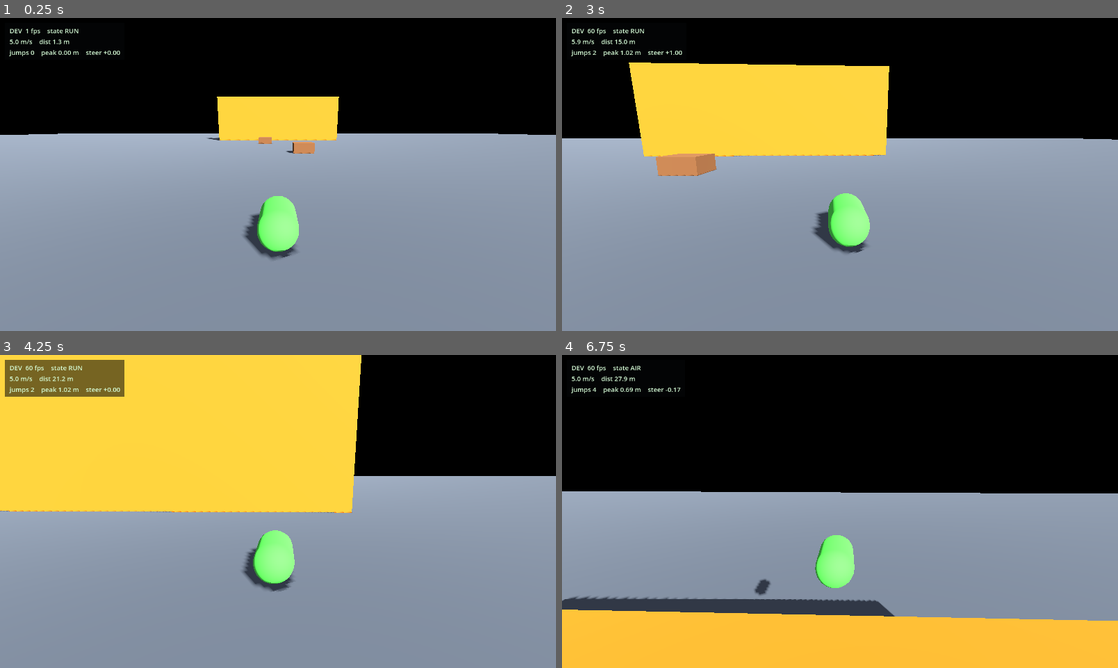
Above: before the commit, frames 1-4 (two rows, left to right).
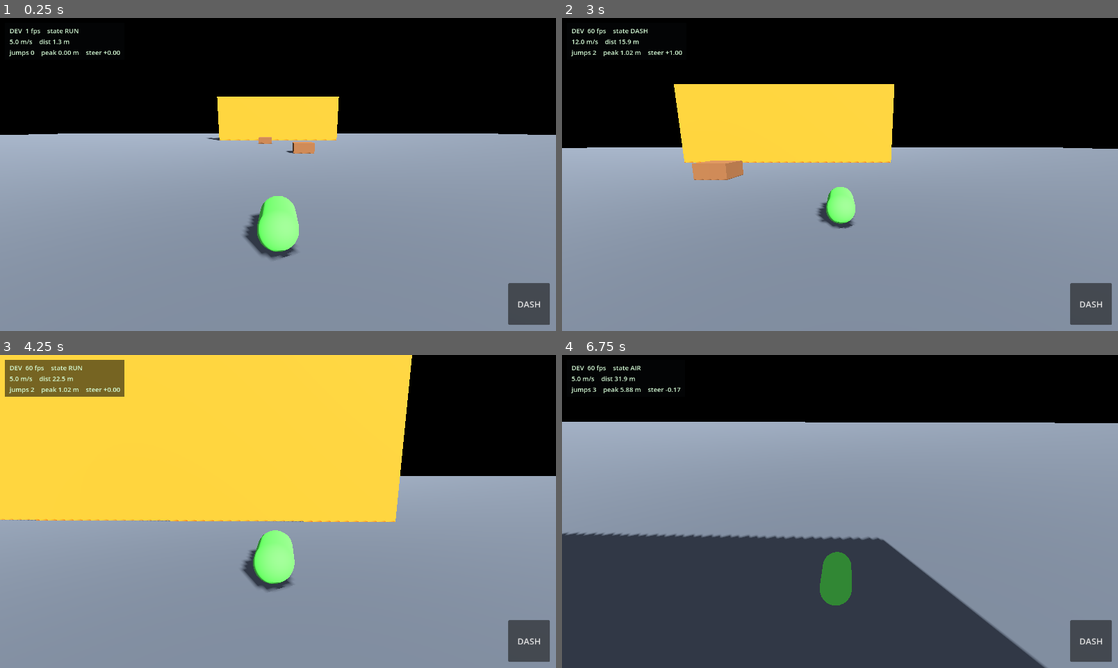
Above: after the commit, the same moments.

Repository: g-shankar/Gecko-run
Game: Godot game, scene res://scenes/main.tscn
The game is run twice, just before and just after one commit, with the same random seed, the same clock (stepped at 60 frames per second) and the same inputs.
Inputs (mouse positions are in pixels of both pictures, inside the frame that each line leads up to):
- Up to frame 1 (0.25 s): no input
- Up to frame 2 (3 s): click (1090, 302) at 0.5 s, where only the run after the commit has a clickable "DASH"; move the mouse to (962, 158) at 1.27 s; hold D (steer_right) 1.28-2 s; tap Shift (dash, bound only after the commit) at 1.35, 2.85 s; click (962, 158) at 1.42 s; tap Space (jump) at 1.52 s; drag from (728, 190) to (812, 237) at 2.02 s; move the mouse to (895, 105) at 2.77 s; hold D (steer_right) from 2.78 s (still down)
- Up to frame 3 (4.25 s): release D (steer_right) at 3.5 s; drag from (250, 574) to (111, 464) at 3.52 s
- Up to frame 4 (6.75 s): move the mouse to (1006, 558) at 4.27 s; hold A (steer_left) 4.28-5 s; tap Shift (dash, bound only after the commit) at 4.35, 5.85 s; tap Space (jump) at 4.52 s; drag from (673, 464) to (756, 433) at 5.02 s; move the mouse to (867, 511) at 5.77 s; hold A (steer_left) 5.78-6.5 s; click (867, 511) at 5.92 s; drag from (756, 433) to (728, 527) at 6.52 s

The runs differ from the first frame. In frame 1, 1.0% of the frame differs, in the area x 91-99%, y 84-98%; in frame 2, 11%; in frame 3, 7.6%; in frame 4, 53%, in the area x 0-100%, y 6-100%.

Commit message:
P8: dash (Shift/button), FOV kick, cooldown

Diff:
--- a/scripts/dev/debug_hud.gd
+++ b/scripts/dev/debug_hud.gd
@@ -36,6 +36,21 @@
 	_label.add_theme_color_override("font_color", Color(0.85, 1.0, 0.85))
 	panel.add_child(_label)
 	add_child(panel)
+	# P8: mobile dash button (bottom-right thumb zone). Prototype control;
+	# P14 replaces the dev HUD with real touch UI.
+	var dash_btn := Button.new()
+	dash_btn.text = "DASH"
+	dash_btn.set_anchors_preset(Control.PRESET_BOTTOM_RIGHT)
+	dash_btn.position = Vector2(-110, -110)
+	dash_btn.custom_minimum_size = Vector2(96, 96)
+	dash_btn.add_theme_font_size_override("font_size", 20)
+	dash_btn.pressed.connect(_on_dash_pressed)
+	add_child(dash_btn)
+
+
+func _on_dash_pressed() -> void:
+	if _gecko != null and _gecko.has_method("request_dash"):
+		_gecko.request_dash()
 
 
 func _process(_delta: float) -> void:
--- a/scripts/player/camera_rig.gd
+++ b/scripts/player/camera_rig.gd
@@ -71,3 +71,8 @@
 		- basis.z * look_ahead
 		+ basis.y * look_height)
 	_camera.look_at(aim, _bank_up)
+	# P8: FOV kick on dash (70 -> 82). Eased, so it punches in and relaxes out.
+	var fov_target := 70.0
+	if target.get("stat_state") == "DASH":
+		fov_target = 82.0
+	_camera.fov = lerpf(_camera.fov, fov_target, 1.0 - exp(-10.0 * delta))
--- a/scripts/player/gecko_controller.gd
+++ b/scripts/player/gecko_controller.gd
@@ -42,6 +42,9 @@
 @export var adhere_cooldown: float = 0.35 ## After a wall jump, ignore walls this
 ## long (s) — otherwise a feeler ray catches the same wall mid-arc and
 ## re-sticks instantly.
+@export var dash_speed: float = 12.0 ## Dash velocity (m/s).
+@export var dash_duration: float = 0.18 ## How long a dash lasts (s).
+@export var dash_cooldown_time: float = 1.2 ## Spam prevention (s).
 
 ## --- State ------------------------------------------------------------------
 ## Full state list from spec §7; only RUN/AIR are used so far.
@@ -76,6 +79,9 @@
 var _adhere_cooldown: float = 0.0 ## P7: grace after a wall jump (no re-stick).
 var _kick_timer: float = 0.0 ## P7: after a wall kick, the shove-off momentum
 ## is preserved briefly instead of being stomped by the auto-run.
+var _dash_timer: float = 0.0 ## P8: time left in the current dash.
+var _dash_cooldown: float = 0.0 ## P8: time until dash is available again.
+var _dash_requested: bool = false ## P8: set by the mobile dash button.
 
 @onready var _wall_ray_l: RayCast3D = $WallRayL
 @onready var _wall_ray_r: RayCast3D = $WallRayR
@@ -128,7 +134,18 @@
 		_adhere_cooldown -= delta
 	if _kick_timer > 0.0:
 		_kick_timer -= delta
+	if _dash_cooldown > 0.0:
+		_dash_cooldown -= delta
 	_update_state()
+	# P8: dash on Shift (or the mobile dash button). Only from RUN/AIR, and
+	# the cooldown prevents spam.
+	var dash_pressed: bool = Input.is_action_just_pressed("dash") or _dash_requested
+	_dash_requested = false
+	if dash_pressed and _dash_cooldown <= 0.0 and (state == MoveState.RUN or state == MoveState.AIR):
+		state = MoveState.DASH
+		stat_state = "DASH"
+		_dash_timer = dash_duration
+		_dash_cooldown = dash_cooldown_time
 	if state == MoveState.RUN or state == MoveState.AIR:
 		_check_wall_adhesion()
 	_update_jump_timers(delta)
@@ -137,8 +154,10 @@
 			_apply_run_movement(delta)
 		MoveState.ADHERE_WALL:
 			_apply_adhere_movement(delta)
+		MoveState.DASH:
+			_apply_dash_movement(delta)
 		_:
-			pass # ADHERE_CEILING, DASH, STUNNED, DEAD arrive in later prompts.
+			pass # ADHERE_CEILING, STUNNED, DEAD arrive in later prompts.
 	move_and_slide()
 	# Track jump peak for the dev HUD: highest point above jump start.
 	if stat_jumps > 0 and not is_on_floor():
@@ -148,7 +167,7 @@
 ## is_on_floor() reflects the LAST move_and_slide() call — the standard pattern.
 ## ADHERE_* states are sticky: only their own logic (P6/P7) may leave them.
 func _update_state() -> void:
-	if state == MoveState.ADHERE_WALL or state == MoveState.ADHERE_CEILING:
+	if state == MoveState.ADHERE_WALL or state == MoveState.ADHERE_CEILING or state == MoveState.DASH:
 		return
 	state = MoveState.RUN if is_on_floor() else MoveState.AIR
 	stat_state = MoveState.keys()[state]
@@ -230,6 +249,27 @@
 	stat_state = "AIR"
 
 
+## P8: the dash. A short horizontal burst at dash_speed; steering is locked
+## during it (commitment feels punchy). Light gravity so air dashes arc.
+func _apply_dash_movement(delta: float) -> void:
+	_dash_timer -= delta
+	var fwd: Vector3 = -global_transform.basis.z
+	fwd.y = 0.0
+	if fwd.length() < 0.01:
+		fwd = Vector3(0.0, 0.0, -1.0)
+	fwd = fwd.normalized()
+	velocity = fwd * dash_speed
+	velocity.y -= gravity * delta * 0.3
+	if _dash_timer <= 0.0:
+		state = MoveState.AIR if not is_on_floor() else MoveState.RUN
+		stat_state = MoveState.keys()[state]
+
+
+## P8: the mobile dash button calls this (keyboard uses the "dash" action).
+func request_dash() -> void:
+	_dash_requested = true
+
+
 ## Ticks the two forgiveness timers, then fires a jump if a buffered press and
 ## a valid jump window overlap. Runs BEFORE movement so the jump velocity is
 ## picked up by _apply_run_movement() in the same frame (no 1-frame delay).
@@ -306,6 +346,7 @@
 	_add_key_action(&"steer_left", [KEY_A, KEY_LEFT])
 	_add_key_action(&"steer_right", [KEY_D, KEY_RIGHT])
 	_add_key_action(&"jump", [KEY_SPACE])
+	_add_key_action(&"dash", [KEY_SHIFT])
 
 
 func _add_key_action(action: StringName, keys: Array) -> void:
--- /dev/null
+++ b/tests/test_p8.gd
@@ -0,0 +1,75 @@
+extends SceneTree
+## P8 headless acceptance test: Shift triggers a dash burst (12 m/s), the
+## camera FOV kicks, and the cooldown blocks spam.
+##
+## Run: godot --headless --path <project> --script res://tests/test_p8.gd
+
+var _gecko: Node
+var _camera: Camera3D
+var _checks: Array = []
+
+
+func _init() -> void:
+	call_deferred("_run")
+
+
+func _run() -> void:
+	var packed: PackedScene = load("res://scenes/main.tscn")
+	var scene: Node = packed.instantiate()
+	root.add_child(scene)
+	_gecko = scene.get_node("Gecko")
+	_camera = scene.get_node("CameraRig/Boom/Camera3D") as Camera3D
+	# Settle into RUN.
+	var running := false
+	for i in range(60):
+		await physics_frame
+		if _gecko.get("state") == 0:
+			running = true
+			break
+	_check("gecko running before dash", running)
+	if not running:
+		_finish()
+		return
+	# Dash via the real input path.
+	Input.action_press("dash")
+	await physics_frame
+	Input.action_release("dash")
+	await physics_frame
+	_check("dash triggers (state == DASH)", _gecko.get("state") == 4)
+	var vel: Vector3 = _gecko.get("velocity")
+	var dash_speed: float = Vector2(vel.x, vel.z).length()
+	_check("dash hits ~12 m/s", dash_speed > 10.0)
+	print("  dash speed: %.1f m/s" % dash_speed)
+	# FOV kick: let the camera ease, then read it mid-dash.
+	for i in range(6):
+		await process_frame
+	_check("FOV kicks up (fov > 75)", _camera.fov > 75.0)
+	print("  fov mid-dash: %.1f" % _camera.fov)
+	# Let the dash end; spam should be blocked by the cooldown.
+	for i in range(30):
+		await physics_frame
+	Input.action_press("dash")
+	await physics_frame
+	Input.action_release("dash")
+	await physics_frame
+	_check("cooldown blocks immediate re-dash (state != DASH)", _gecko.get("state") != 4)
+	# FOV should relax back toward 70 after the dash.
+	for i in range(60):
+		await process_frame
+	_check("FOV relaxes after dash (fov < 73)", _camera.fov < 73.0)
+	print("  fov after: %.1f" % _camera.fov)
+	_finish()
+
+
+func _check(label: String, ok: bool) -> void:
+	_checks.append([label, ok])
+
+
+func _finish() -> void:
+	var failed := 0
+	for c in _checks:
+		print(("PASS " if c[1] else "FAIL ") + c[0])
+		if not c[1]:
+			failed += 1
+	print("P8_RESULT: %d/%d passed" % [_checks.size() - failed, _checks.size()])
+	quit(1 if failed > 0 else 0)
